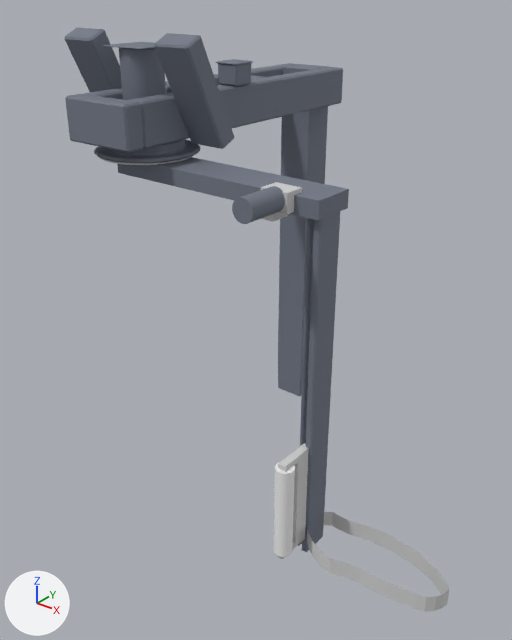
Renders of the OBJ model VirtualWarehouse/src/data/models/miscObj/swingarm/swingarm.obj from each side of a commit.
Before and after are seen from a 50 mm camera at (1.92, -2.85, 2.11) aimed at (0.3, -0.82, 0.85). The axes (+X, +Y, +Z) are drawn at lower left. The lights are the same throughout. Where no turn or scale is listed for an object, it has been applied to the vertices. Vertices at the same position are counted once.

In view in the first picture: 'swingarm'.
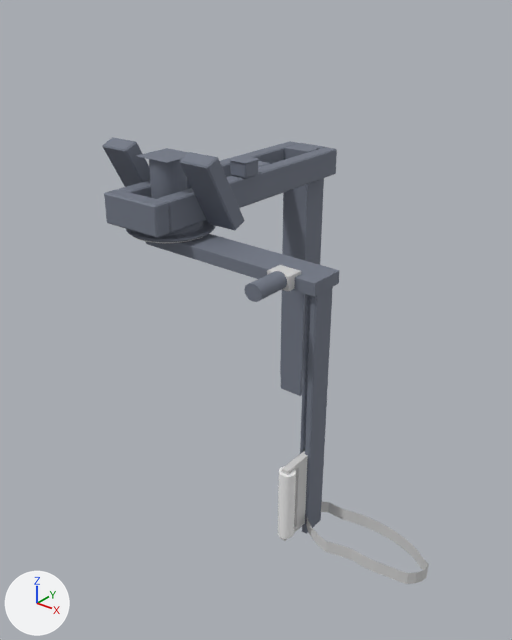
Edits to the bpy script that builds the scene:
```text
Change me_swingarm:
    used by ob_swingarm; location = (0.0, 0.0, 0.0)
    remove me_swingarm.from_pydata(...)  # 1596 vertices, 1668 faces; spans x -0.38..1.33, y -1.31..0.08, z 0.0..1.93
    add me_swingarm.from_pydata(...)  # 1588 vertices, 1660 faces; spans x -0.34..1.21, y -1.19..0.08, z 0.0..1.52
    me_swingarm part 1: the loose piece of 68 vertices spanning x -0.22..0.09, y -1.25..0.08, z 1.57..1.73 is scaled about the mesh origin by (0.908, 0.908, 0.786)
    me_swingarm part 2: the loose piece of 24 vertices spanning x -0.14..0.01, y -0.86..-0.78, z 1.57..1.73 is scaled about the mesh origin by (0.908, 0.908, 0.786)
    me_swingarm part 3: the loose piece of 24 vertices spanning x -0.14..0.01, y -0.47..-0.39, z 1.57..1.73 is scaled about the mesh origin by (0.908, 0.908, 0.786)
    me_swingarm part 4: the loose piece of 24 vertices spanning x 0.09..0.25, y -1.11..-0.88, z 1.55..1.93 is scaled about the mesh origin by (0.908, 0.908, 0.786)
    me_swingarm part 5: the loose piece of 24 vertices spanning x -0.38..-0.22, y -1.11..-0.88, z 1.55..1.93 is scaled about the mesh origin by (0.908, 0.908, 0.786)
    me_swingarm part 6: the loose piece of 864 vertices spanning x -0.26..0.13, y -1.21..-0.82, z 1.51..1.88 is scaled about the mesh origin by (0.908, 0.908, 0.786)
    me_swingarm part 7: the loose piece of 22 vertices spanning x -0.16..0.03, y -1.11..-0.92, z 1.88..1.89 is scaled about the mesh origin by (0.908, 0.908, 0.786)
    me_swingarm part 8: a new loose piece, a 32-sided cylinder along z spanning x -0.223..0.104, y -1.087..-0.76, z 1.184..1.195, in mat_swingarm_steel (light grey #d1d1d1)
    me_swingarm part 9: the loose piece of 24 vertices spanning x -0.13..0.78, y -1.12..-0.94, z 1.44..1.5 is scaled about the mesh origin by (0.908, 0.908, 0.786)
    me_swingarm part 10: a new loose piece, a 32-sided cylinder along z spanning x 0.646..0.709, y -1.138..-1.074, z 0.143..0.441, in mat_swingarm_toilceramic (white #f6f6f6)
    me_swingarm part 11: the loose piece of 32 vertices spanning x 0.73..0.76, y -1.24..-1.08, z 0.16..0.58 is scaled about the mesh origin by (0.908, 0.908, 0.786)
    me_swingarm part 12: the loose piece of 88 vertices spanning x 0.71..0.78, y -1.1..-0.98, z 0.09..1.46 is scaled about the mesh origin by (0.908, 0.908, 0.786)
    me_swingarm part 13: the loose piece of 64 vertices spanning x 0.75..1.33, y -1.18..-0.94, z 0.16..0.22 is scaled about the mesh origin by (0.908, 0.908, 0.786)
    me_swingarm part 14: the loose piece of 66 vertices spanning x 0.6..0.68, y -1.31..-1.15, z 1.45..1.53 is moved by (-0.06, 0.11, -0.32)
    me_swingarm part 15: the loose piece of 8 vertices spanning x 0.47..0.58, y -1.08..-1.0, z 1.39..1.45 is moved by (0.05, 0.03, -0.25)
    me_swingarm part 16: the loose piece of 8 vertices spanning x 0.59..0.69, y -1.16..-1.08, z 1.45..1.52 is moved by (-0.16, 0.17, -0.37)
    me_swingarm part 17: a new loose piece of 60 vertices spanning x 0.01..0.1, y -0.64..-0.55, z 1.36..1.43, in mat_swingarm_iron (grey #737986)
    me_swingarm part 18: the loose piece of 68 vertices spanning x 0.01..0.11, y -0.71..-0.6, z 1.73..1.81 is deleted
    me_swingarm part 19: the loose piece of 66 vertices spanning x 0.71..0.78, y -1.25..-1.18, z 0.18..0.56 is deleted
    me_swingarm part 20: the loose piece of 66 vertices spanning x -0.25..0.11, y -1.2..-0.84, z 1.51..1.52 is deleted
    me_swingarm part 21: 2 vertices moved within x 0.01, y -0.07..0.08, z 0.01; 54 vertices removed from x -0.14..0.01, y -0.07..0.08, z 0.0..1.73; 54 vertices added at x -0.13..0.01, y -0.07..0.08, z 0.0..1.36
```

Pixel boxes [x1, y1, x2, y2] of what changed, in the pictures (512 x 640 px; the box of a moved part takes in the faces that stretch with it):
'swingarm', reshaped (15% narrower, 24% shorter)
    before: [65, 27, 450, 612]
    after: [103, 137, 429, 584]
part 1 of me_swingarm, moved or reshaped
    before: [65, 63, 343, 152]
    after: [104, 141, 337, 238]
part 2 of me_swingarm, moved or reshaped
    before: [165, 85, 172, 93]
    after: [187, 179, 192, 189]
part 3 of me_swingarm, moved or reshaped
    before: [251, 75, 265, 80]
    after: [258, 161, 270, 168]
part 4 of me_swingarm, moved or reshaped
    before: [154, 33, 234, 149]
    after: [180, 152, 244, 230]
part 5 of me_swingarm, moved or reshaped
    before: [65, 27, 122, 92]
    after: [103, 137, 150, 187]
part 6 of me_swingarm, moved or reshaped
    before: [94, 48, 201, 163]
    after: [126, 159, 215, 242]
part 7 of me_swingarm, moved or reshaped
    before: [103, 42, 155, 49]
    after: [136, 148, 190, 163]
part 8 of me_swingarm, added
    after: [137, 238, 199, 243]
part 9 of me_swingarm, moved or reshaped
    before: [117, 157, 349, 220]
    after: [146, 234, 339, 297]
part 10 of me_swingarm, added
    after: [278, 466, 296, 539]
part 11 of me_swingarm, moved or reshaped
    before: [276, 443, 309, 560]
    after: [280, 451, 308, 541]
part 12 of me_swingarm, moved or reshaped
    before: [298, 212, 340, 552]
    after: [299, 287, 333, 533]
part 13 of me_swingarm, moved or reshaped
    before: [307, 512, 450, 612]
    after: [306, 502, 429, 584]
part 14 of me_swingarm, moved or reshaped
    before: [232, 186, 285, 224]
    after: [244, 271, 287, 302]
part 15 of me_swingarm, moved or reshaped
    before: [261, 212, 287, 222]
    after: [267, 265, 301, 291]
part 16 of me_swingarm, moved or reshaped (not visible afterwards)
    before: [261, 182, 303, 215]
part 17 of me_swingarm, added
    after: [228, 156, 260, 178]
part 18 of me_swingarm, deleted
    before: [216, 59, 253, 86]
part 19 of me_swingarm, deleted
    before: [274, 462, 295, 557]
part 20 of me_swingarm, deleted
    before: [99, 157, 191, 165]
part 21 of me_swingarm, moved or reshaped
    before: [278, 64, 329, 397]
    after: [280, 143, 324, 396]
